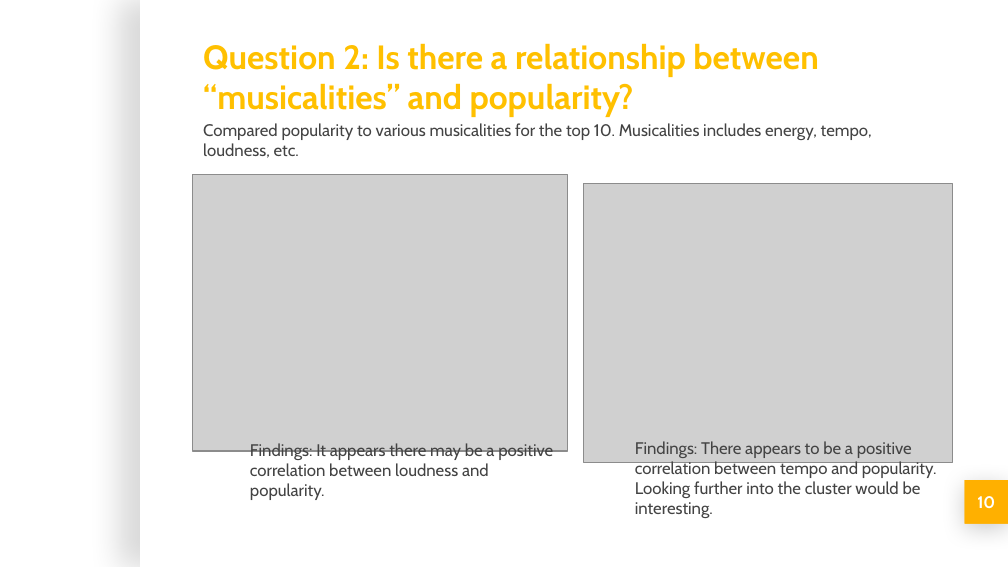
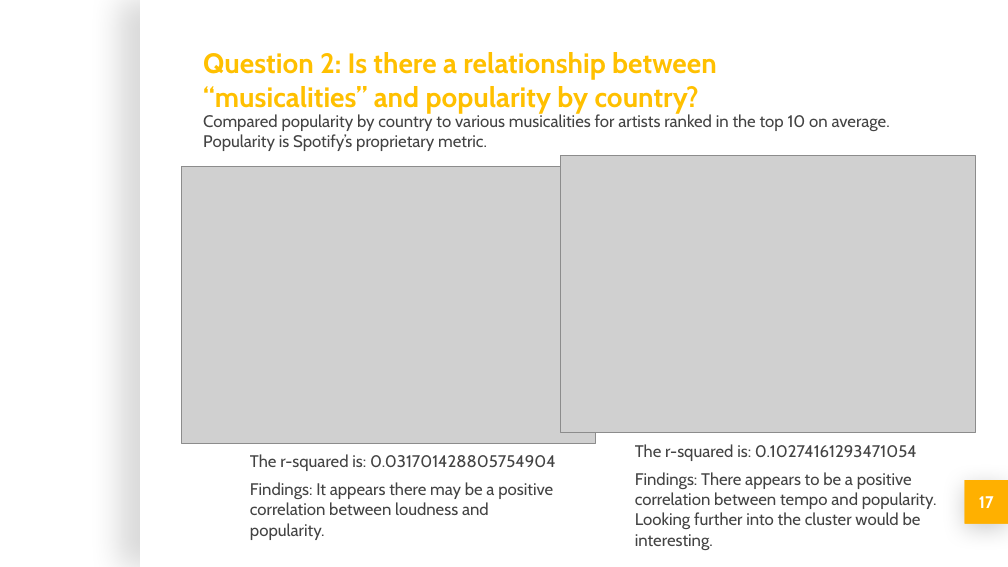
Before and after one commit to michellesimek/project_1, a slide deck: slide 17 of Project 1 PPT.pptx (slide 10 before the commit). Drawn at 1008x567 pixels with LibreOffice and Linux fonts; fonts in the diff are those of the drawing; grey boxes stand for pictures; background and template pictures are left out. Boxes give left, top, right and bottom in pixels: in the first picture for what was removed or moved away, otherwise in the second. Text is boxed around its words. In the diff, an @@ line names an element or a change of style, - is before the commit and + after.

```diff
--- a/Project 1 PPT.pptx
+++ b/Project 1 PPT.pptx
@@ title at box(203, 52, 717, 113): text changed; size 24 to 20 pt @@
-Question 2: Is there a relationship between “musicalities” and popularity?
+Question 2: Is there a relationship between “musicalities” and popularity by country?
@@ subtitle at box(203, 114, 890, 151): text changed @@
-Compared popularity to various musicalities for the top 10. Musicalities includes energy, tempo, loudness, etc.
+Compared popularity by country to various musicalities for artists ranked in the top 10 on average. Popularity is Spotify’s proprietary metric.
@@ picture: place and size @@
-picture at box(193, 174, 568, 451)
+picture at box(181, 166, 596, 443)
@@ picture: place and size @@
-picture at box(584, 183, 953, 463)
+picture at box(560, 156, 975, 432)
@@ text "The r-squared is: 0.031701428805754904": place and size @@
-text "The r-squared is: 0.031701428805754904" at box(250, 443, 553, 500)
+text "The r-squared is: 0.031701428805754904" at box(250, 454, 556, 515)
@@ text at box(635, 444, 917, 461): paragraph added @@
+The r-squared is: 0.10274161293471054
@@ text at box(250, 454, 556, 471): paragraph added @@
+The r-squared is: 0.031701428805754904
@@ page number at box(979, 496, 994, 508): text changed @@
-10
+17
```
Also in this commit, not shown: 9 other slides changed, 11 slides added.
